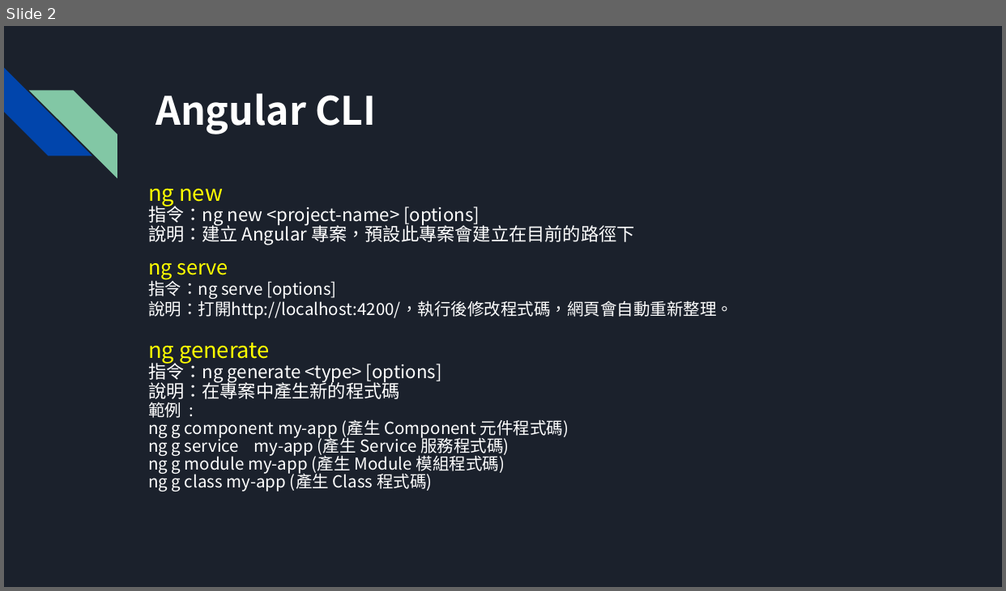
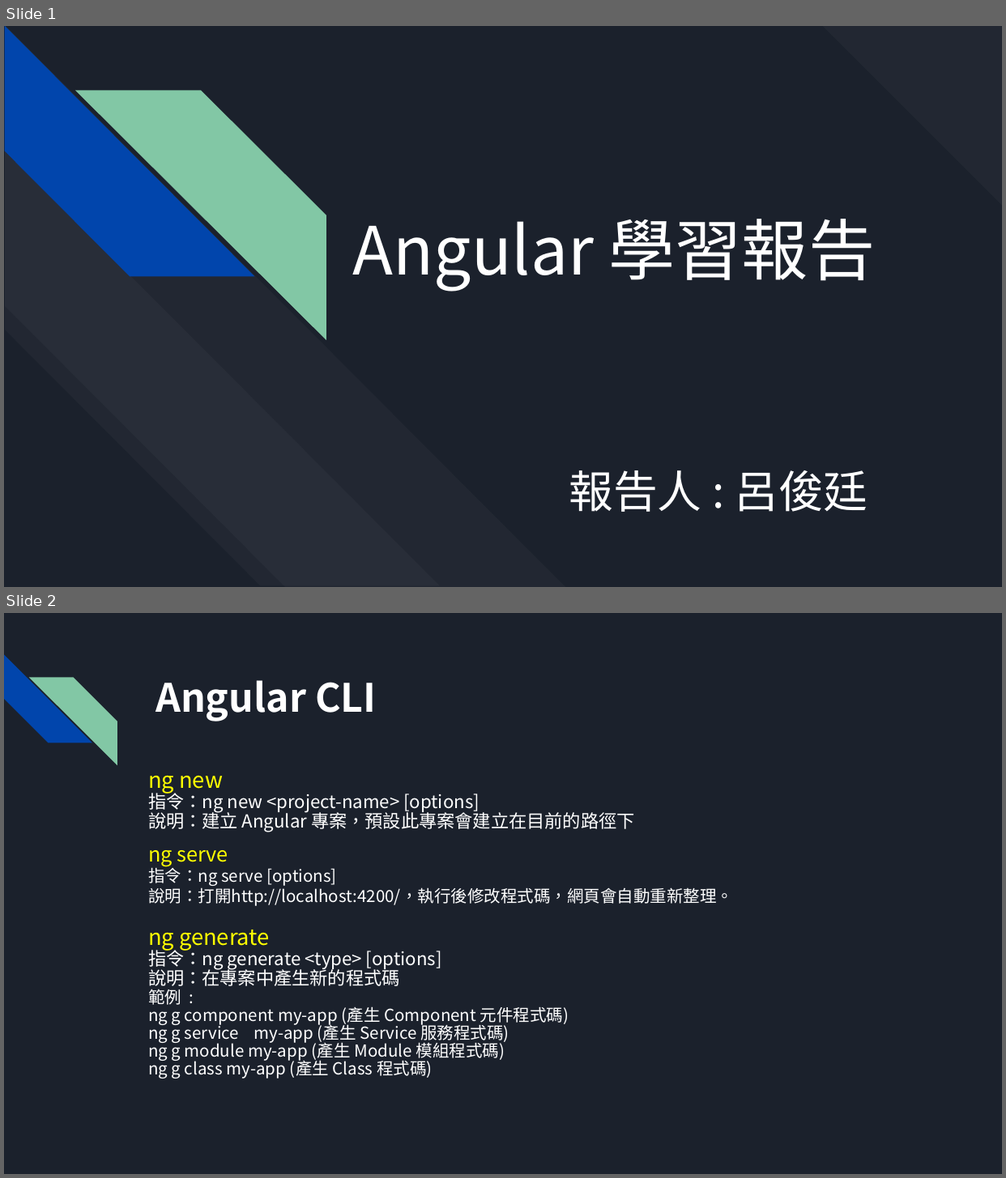
Before and after one commit to Hakusai0821/angular, a slide deck: demo/9_21報告.pptx. Shown one above the other, each under a label of ours: slide 2 before the commit, slides 1 and 2 after it. The pictures are 1006x591 and 1006x1178 pixels, drawn with LibreOffice and Linux fonts; fonts in the diff are those of the drawing. Boxes give left, top, right and bottom in pixels: in the first picture for what was removed or moved away, otherwise in the second. Text is boxed around its words. In the diff, an @@ line names an element or a change of style, - is before the commit and + after.

```diff
--- a/demo/9_21報告.pptx
+++ b/demo/9_21報告.pptx
@@ slide 1 added at <box>4,26,1002,587</box>, background #1B212C @@
@@ diag stripe added at <box>822,26,1002,206</box>, fill #FFFFFF at 3% opacity @@
@@ group added at <box>4,27,566,587</box>: 4 diag stripes @@
@@ title added at <box>353,219,875,292</box>, 48 pt, text #FFFFFF @@
+Angular 學習報告
@@ subtitle added at <box>569,471,867,512</box>, 32 pt, text #FFFFFF @@
+報告人 : 呂俊廷
```
Also in this commit, not shown: 5 slides changed, 2 other slides added, 1 slide removed, 40 other files.
